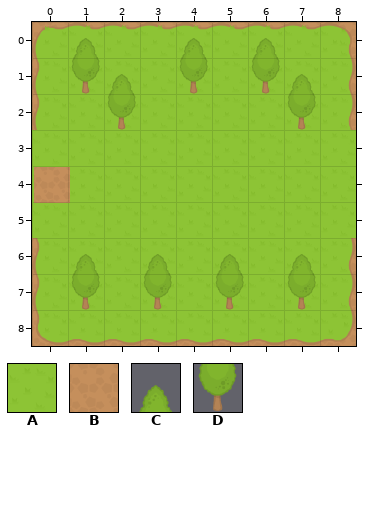
A Tiled map (JSON) gets an edit: AssetManager/Assets/Tilemap/map2.json. Above: the version before the commit.
Cells are 64x64 px. Shown: x 0..8, y 0..8.
Key: from "RPGpack_sheet": A 21, B 26, C 201, D 221.
_ is an empty cell.
Objects are placed by their top-left corner, in cells (3,4 is the top-left corner of cell 3,4); size is 1x1 cell unless given.
Layers that did not change in this view are not listed.
Layer "Tile Layer 2" before, first column x 0:
0 _C__C_C__
1 _DC_D_DC_
2 __D____D_
3 AAAAAAAAA
4 _________
5 AAAAAAAAA
6 _C_C_C_C_
7 _D_D_D_D_
8 _________
Objects on layer "Object Layer 1" before:
B "exit" at 0.1,4
Once edited:
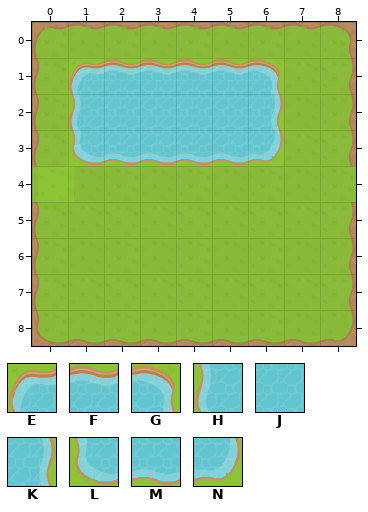
Further tiles: from "NewTileSet": E 10, F 11, G 12, H 30, J 31, K 32, L 50, M 51, N 52.
Edits made:
layer "Tile Layer 1" opacity 100% -> 90%
Layer "Tile Layer 2":
The author changed tile D to tile E in row 1 at x 1.
The author changed tile C to tile F in row 1 at x 2.
The author changed tile D to tile F in row 1 at x 4.
Tile F now appears in row 1 at x 3 and 5.
The author changed tile D to tile G in row 1 at x 6.
Tile H now appears in row 2 at x 1.
The author changed tile D to tile J in row 2 at x 2.
Tile J now appears in row 2 at x 3 to 5.
Tile K now appears in row 2 at x 6.
The author changed tile A to tile L in row 3 at x 1.
The author changed tile A to tile M in row 3 at x 2 to 5.
The author changed tile A to tile N in row 3 at x 6.
The edit erases tile A in row 3 at x 0 and 8; in row 5 at x 0 and 8.
The edit erases tile C in row 0 at x 1, 4 and 6; in row 1 at x 7; in row 6 at x 1, 3, 5 and 7.
The edit erases tile D in row 2 at x 7; in row 7 at x 1, 3, 5 and 7.
Layer "Object Layer 1":
A new object: A "exit" at 0.2,4.
Object B "exit" at 0.1,4 is removed.
